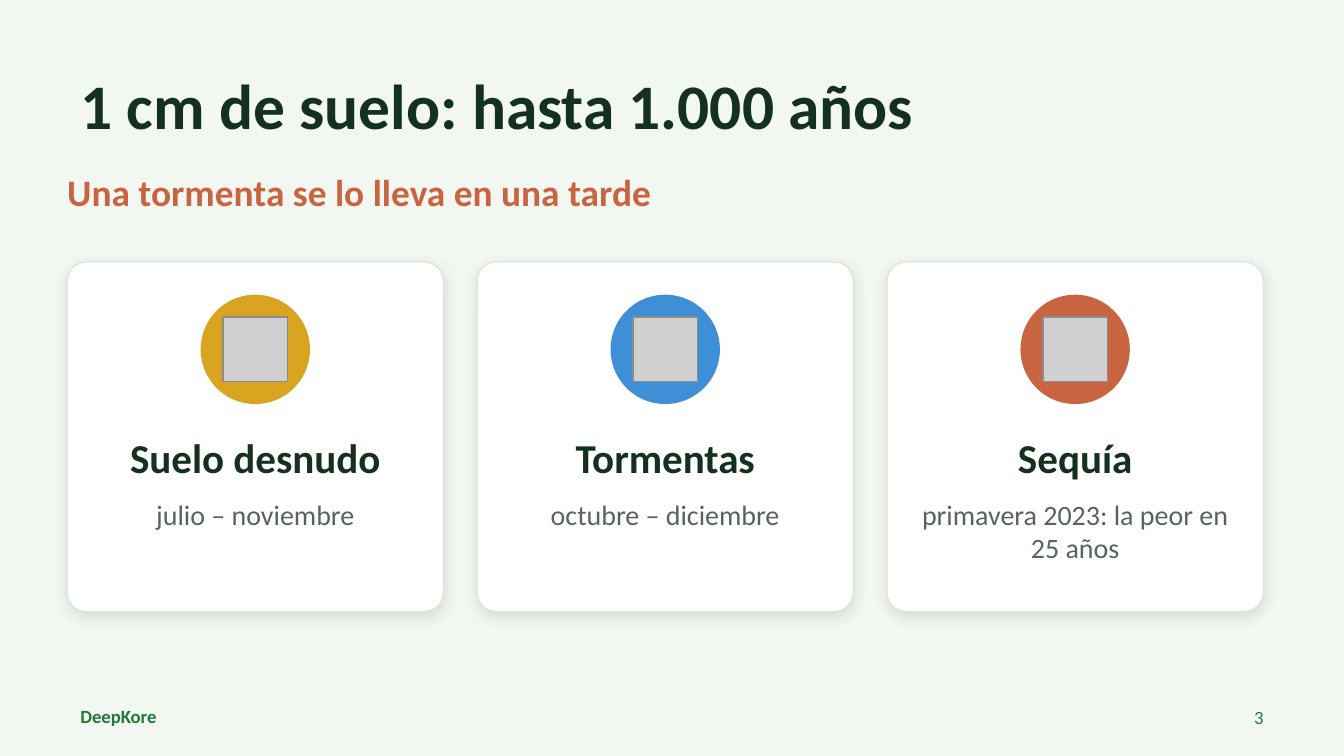
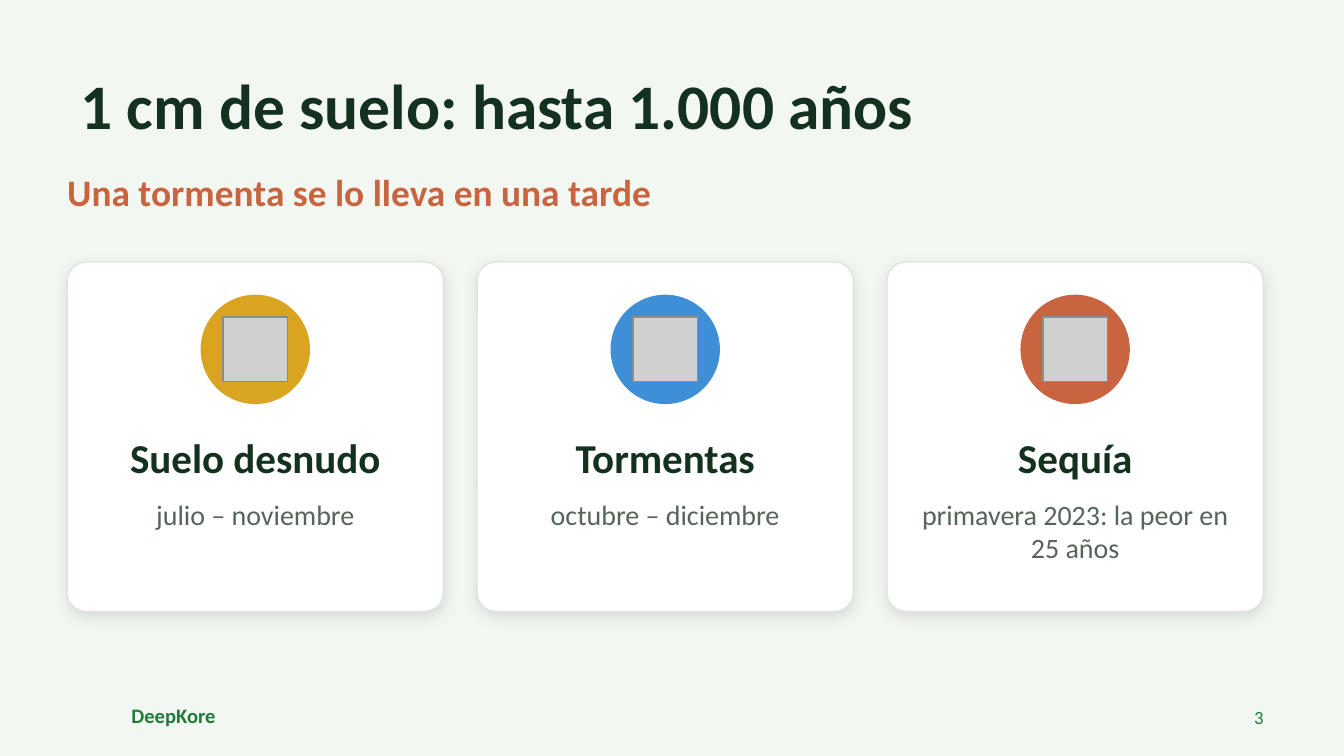
Before and after one commit to euZAPUS/deepkore, a slide deck: slide 3 of pitch/DeepKore_pitch_ES.pptx. Drawn at 1344x756 pixels with LibreOffice and Linux fonts; fonts in the diff are those of the drawing; grey boxes stand for pictures; background and template pictures are left out. Boxes give left, top, right and bottom in pixels: in the first picture for what was removed or moved away, otherwise in the second. Text is boxed around its words. In the diff, an @@ line names an element or a change of style, - is before the commit and + after.

```diff
--- a/pitch/DeepKore_pitch_ES.pptx
+++ b/pitch/DeepKore_pitch_ES.pptx
@@ text "DeepKore": place and size @@
-text "DeepKore" at (80,711,156,726)
+text "DeepKore" at (131,709,215,727)
@@ text "DeepKore" at (131,709,215,727): size 10 to 11 pt @@
```
Also in this commit, not shown: 6 other slides changed, 1 slide added, 1 slide removed, 1 other file.
